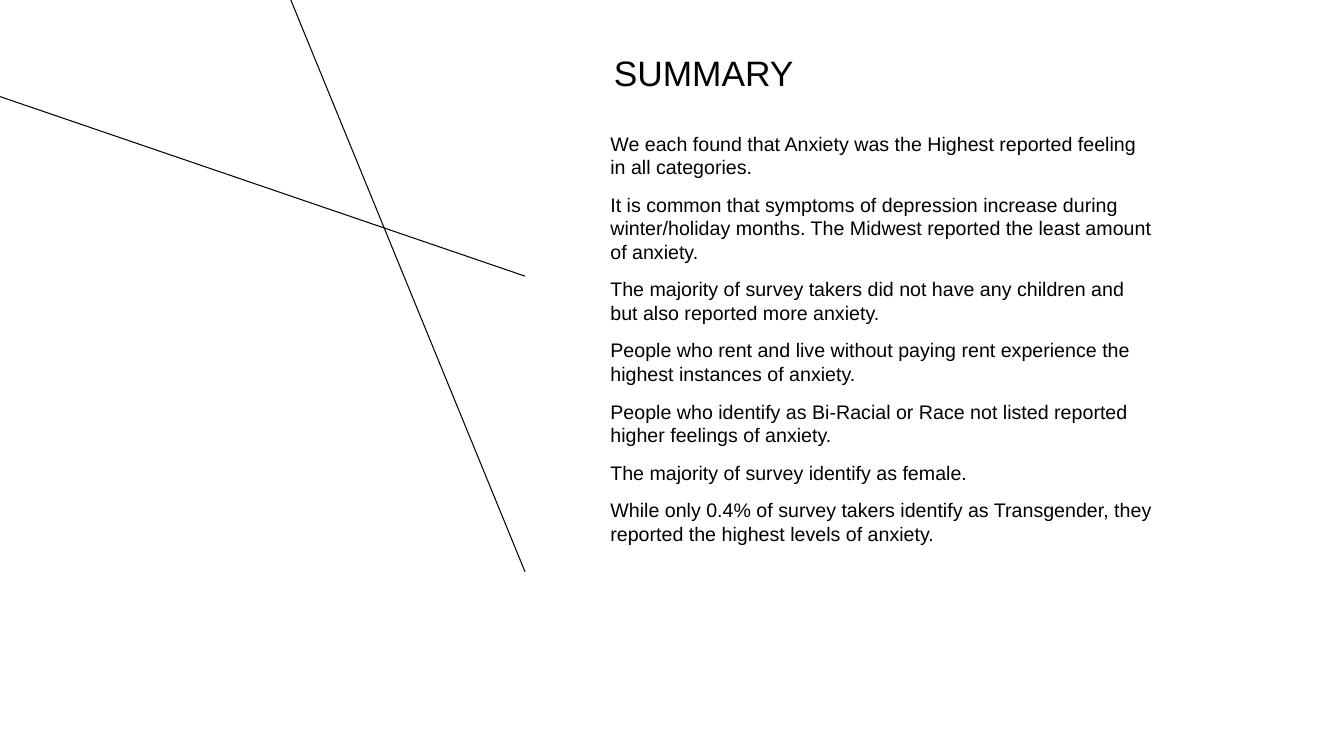
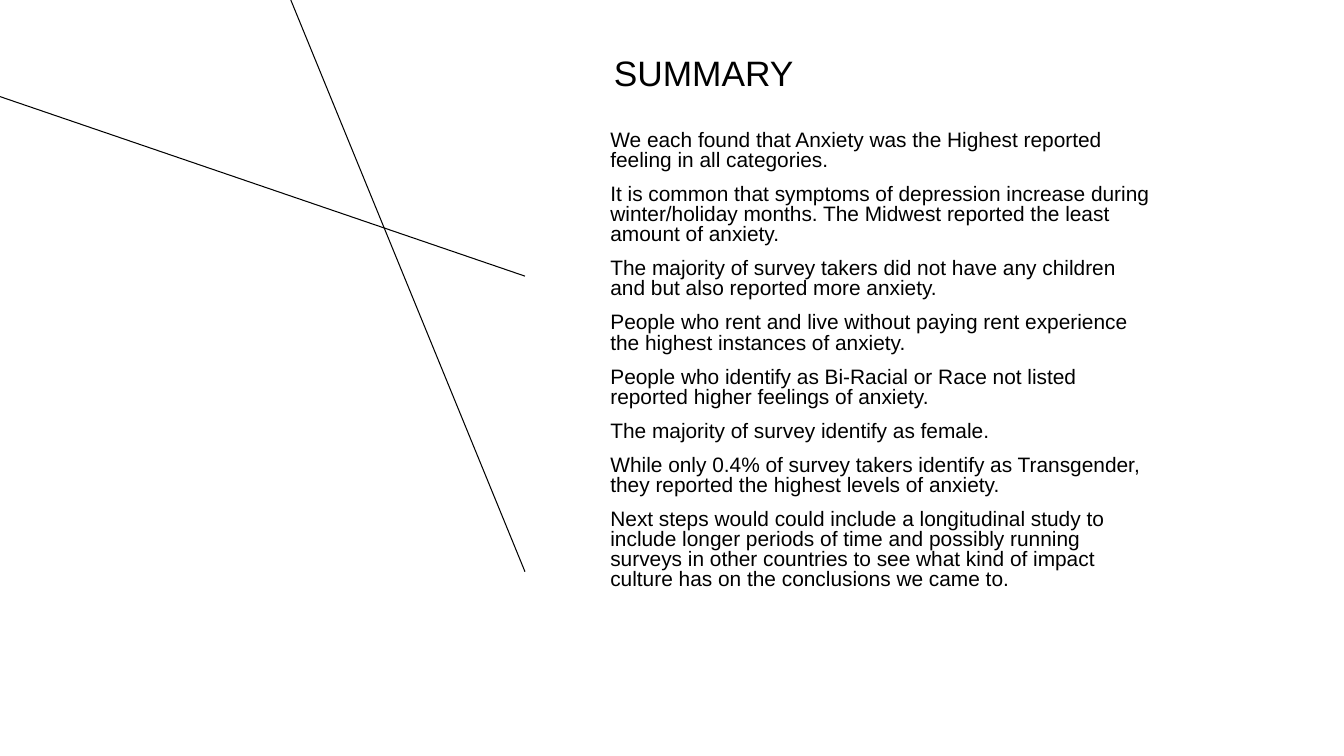
Before and after one commit to ginaleonardi/project_1, a slide deck: slide 13 of Project_Presentation.pptx. Drawn at 1344x756 pixels with LibreOffice and Linux fonts; fonts in the diff are those of the drawing. Boxes give left, top, right and bottom in pixels: in the first picture for what was removed or moved away, otherwise in the second. Text is boxed around its words. In the diff, an @@ line names an element or a change of style, - is before the commit and + after.

```diff
--- a/Project_Presentation.pptx
+++ b/Project_Presentation.pptx
@@ text at (610,132,1149,496): size 14 to 14.9 pt in "We each found that Anxiety was the ...", "It is common that symptoms of depression ...", "The majority of survey takers did not ...", "People who rent and live without paying ..." and 3 more places; line spacing 1 to 0.8 @@
@@ text at (610,511,1104,587): paragraph added @@
+Next steps would could include a longitudinal study to include longer periods of time and possibly running surveys in other countries to see what kind of impact culture has on the conclusions we came to.
```
